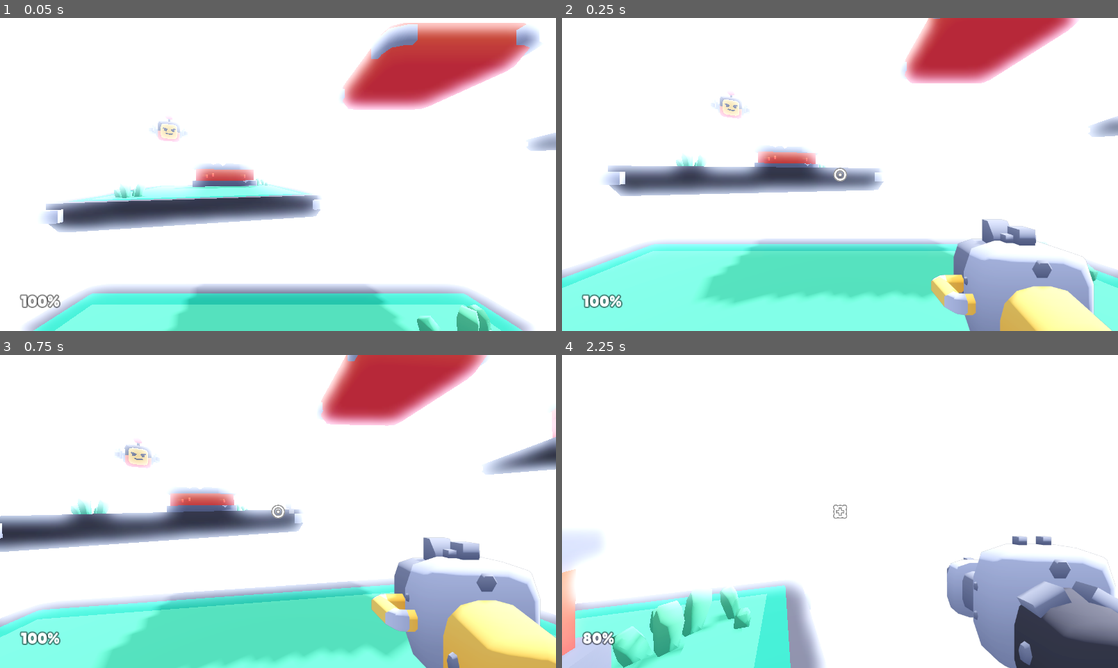
Above: before the commit, frames 1-4 (two rows, left to right).
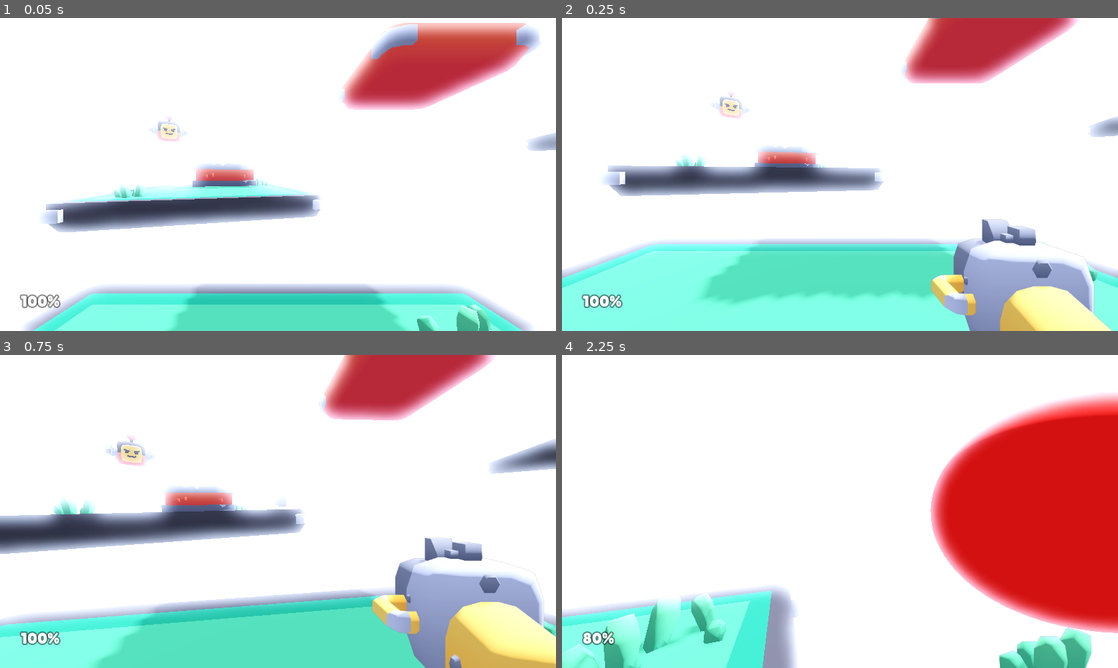
Above: after the commit, the same moments.

Repository: MarlonGamez/fps
Game: Godot game, scene res://scenes/main.tscn
The game is run twice, just before and just after one commit, with the same random seed, the same clock (stepped at 60 frames per second) and the same inputs.
Inputs (mouse positions are in pixels of both pictures, inside the frame that each line leads up to):
- Up to frame 1 (0.05 s): no input
- Up to frame 2 (0.25 s): no input
- Up to frame 3 (0.75 s): move the mouse to (305, 511) at 0.52 s; hold W (move_forward) from 0.53 s (still down); click (305, 511) at 0.6 s
- Up to frame 4 (2.25 s): keep holding W (move_forward); tap Space (jump) at 0.77, 1.52 s; move the mouse to (812, 511) at 1.27 s; tap E (weapon_toggle) at 1.35 s; move the mouse to (851, 505) at 2.02 s; click (851, 505) at 2.1 s

Frame 1 is identical in both runs. In frame 2, less than 0.1% of the frame differs, in the area x 48-52%, y 47-53%; in frame 3, 12%; in frame 4, 32%, in the area x 0-100%, y 12-100%.

Commit message:
add melee weapons

Diff:
--- /dev/null
+++ b/objects/hitbox.gd
@@ -0,0 +1,35 @@
+extends Area3D
+class_name Hitbox
+
+var time_spawned: float
+var lifetime: float
+var damage: float
+var spawner_group: String
+
+func _process(_delta):
+	var time_since_spawn: float = Time.get_unix_time_from_system() - time_spawned
+	if time_since_spawn > lifetime:
+		if not is_queued_for_deletion():
+			queue_free()
+
+func _on_body_entered(body: Node3D):
+	if body.is_in_group(spawner_group):
+		return
+
+	if body.has_method("damage"):
+		body.damage(damage)
+
+	print("Damage!")
+	# Creating an impact animation
+
+	var impact = preload("res://objects/impact.tscn")
+	var impact_instance = impact.instantiate()
+
+	impact_instance.play("shot")
+
+	get_tree().root.add_child(impact_instance)
+
+	impact_instance.position = global_position
+
+	if not is_queued_for_deletion():
+			queue_free()
--- /dev/null
+++ b/objects/hitbox.tscn
@@ -0,0 +1,22 @@
+[gd_scene load_steps=5 format=3 uid="uid://c4eo5ndan7rxj"]
+
+[ext_resource type="Script" path="res://objects/hitbox.gd" id="1_amrnr"]
+
+[sub_resource type="SphereShape3D" id="SphereShape3D_s7vf0"]
+
+[sub_resource type="SphereMesh" id="SphereMesh_r6x61"]
+
+[sub_resource type="StandardMaterial3D" id="StandardMaterial3D_68rqc"]
+albedo_color = Color(1, 0.12549, 0.109804, 1)
+
+[node name="hitbox" type="Area3D"]
+script = ExtResource("1_amrnr")
+
+[node name="CollisionShape3D" type="CollisionShape3D" parent="."]
+shape = SubResource("SphereShape3D_s7vf0")
+
+[node name="MeshInstance3D" type="MeshInstance3D" parent="."]
+mesh = SubResource("SphereMesh_r6x61")
+surface_material_override/0 = SubResource("StandardMaterial3D_68rqc")
+
+[connection signal="body_entered" from="." to="." method="_on_body_entered"]
--- a/objects/player.gd
+++ b/objects/player.gd
@@ -43,7 +43,7 @@
 @onready var muzzle = $Head/Camera/SubViewportContainer/SubViewport/CameraItem/Muzzle
 @onready var container = $Head/Camera/SubViewportContainer/SubViewport/CameraItem/Container
 @onready var sound_footsteps = $SoundFootsteps
-@onready var blaster_cooldown = $Cooldown
+@onready var weapon_cooldown = $Cooldown
 
 @export var crosshair:TextureRect
 
@@ -191,47 +191,7 @@
 func action_shoot():
 
 	if Input.is_action_pressed("shoot"):
-
-		if !blaster_cooldown.is_stopped(): return # Cooldown for shooting
-
-		Audio.play(weapon.sound_shoot)
-
-		container.position.z += 0.25 # Knockback of weapon visual
-		camera.rotation.x += 0.025 # Knockback of camera
-		movement_velocity += Vector3(0, 0, weapon.knockback) # Knockback
-
-		# Set muzzle flash position, play animation
-
-		muzzle.play("default")
-
-		muzzle.rotation_degrees.z = randf_range(-45, 45)
-		muzzle.scale = Vector3.ONE * randf_range(0.40, 0.75)
-		muzzle.position = container.position - weapon.muzzle_position
-
-		blaster_cooldown.start(weapon.cooldown)
-
-		# Shoot the weapon, amount based on shot count
-
-		for n in weapon.shot_count:
-
-			var offset_x = randf_range(-weapon.spread, weapon.spread)
-			var offset_y = randf_range(-weapon.spread, weapon.spread)
-			raycast.target_position.x = offset_x
-			raycast.target_position.y = offset_y
-
-			bullet_inst = bullet.instantiate()
-			bullet_inst.look_at_from_position(head.global_position, to_global(head.position + camera.transform.translated_local(raycast.target_position).origin))
-			bullet_inst.position = head.global_position
-			bullet_inst.time_spawned = Time.get_unix_time_from_system()
-			bullet_inst.lifetime = weapon.bullet_lifetime
-			bullet_inst.speed = weapon.bullet_speed
-			bullet_inst.grav = weapon.bullet_grav
-			bullet_inst.damage = weapon.damage
-			bullet_inst.spawner_group= "player"
-			get_parent().add_child(bullet_inst)
-
-			# Hitting an enemy
-
+		weapon.fire(self)
 
 
 # Toggle between available weapons (listed in 'weapons')
@@ -282,7 +242,7 @@
 
 	# Set weapon data
 
-	raycast.target_position = Vector3(0, 0, -1) * weapon.max_distance
+	# raycast.target_position = Vector3(0, 0, -1) * weapon.max_distance
 	crosshair.texture = weapon.crosshair
 
 func damage(amount):
--- a/objects/player.tscn
+++ b/objects/player.tscn
@@ -1,11 +1,10 @@
-[gd_scene load_steps=9 format=3 uid="uid://dl2ed4gkybggf"]
+[gd_scene load_steps=8 format=3 uid="uid://dl2ed4gkybggf"]
 
 [ext_resource type="Script" path="res://objects/player.gd" id="1_ffboj"]
-[ext_resource type="Resource" uid="uid://cu2gtxlcmbb34" path="res://weapons/blaster-repeater.tres" id="2_6epbw"]
 [ext_resource type="Texture2D" uid="uid://8ggihh27mlrr" path="res://sprites/blob_shadow.png" id="2_b0fo8"]
+[ext_resource type="Resource" uid="uid://ts7r7snyynjj" path="res://weapons/melee/sword.tres" id="3_3xbrw"]
 [ext_resource type="Resource" uid="uid://c56y8pqoyk15f" path="res://weapons/blaster.tres" id="3_kr4p8"]
 [ext_resource type="SpriteFrames" uid="uid://dbv3sy5qjatnl" path="res://sprites/burst_animation.tres" id="4_m6ukc"]
-[ext_resource type="Resource" uid="uid://dmmfjbxcncndv" path="res://weapons/bow.tres" id="4_mmqxp"]
 [ext_resource type="AudioStream" uid="uid://cydjn1ct3hps2" path="res://sounds/walking.ogg" id="5_ics1s"]
 
 [sub_resource type="CapsuleShape3D" id="CapsuleShape3D_gdq8c"]
@@ -15,7 +14,7 @@
 [node name="Player" type="CharacterBody3D" groups=["player"]]
 transform = Transform3D(1, 0, 0, 0, 1, 0, 0, 0, 1, 0, 0.5, 0)
 script = ExtResource("1_ffboj")
-weapons = Array[Resource("res://scripts/weapon.gd")]([ExtResource("3_kr4p8"), ExtResource("2_6epbw"), ExtResource("4_mmqxp")])
+weapons = Array[Resource("res://scripts/weapon.gd")]([ExtResource("3_kr4p8"), ExtResource("3_3xbrw")])
 
 [node name="Collider" type="CollisionShape3D" parent="."]
 transform = Transform3D(1, 0, 0, 0, 1, 0, 0, 0, 1, 0, 0.55, 0)
--- /dev/null
+++ b/scripts/melee_hitbox.gd
@@ -0,0 +1,6 @@
+extends Resource
+class_name MeleeHitbox
+
+@export_range(0.0, 20.0) var delay: float = 0.0
+@export_range(0.0, 20.0) var duration: float = 1.0
+@export var position: Vector3
--- a/scripts/weapon.gd
+++ b/scripts/weapon.gd
@@ -1,28 +1,8 @@
 extends Resource
 class_name Weapon
 
-@export_subgroup("Model")
-@export var model: PackedScene  # Model of the weapon
-@export var position: Vector3  # On-screen position
-@export var rotation: Vector3  # On-screen rotation
-@export var muzzle_position: Vector3  # On-screen position of muzzle flash
+func charge():
+    pass
 
-@export var bullet_model: PackedScene # Model of the bullet
-
-@export_subgroup("Properties")
-@export_range(0, 1) var cooldown: float = 0.1  # Firerate
-@export_range(1, 20) var max_distance: int = 10  # Fire distance
-@export_range(0, 100) var damage: float = 25  # Damage per hit
-@export_range(0, 5) var spread: float = 0  # Spread of each shot
-@export_range(1, 5) var shot_count: int = 1  # Amount of shots
-@export_range(0, 50) var knockback: int = 20  # Amount of knockback
-
-@export_range(1, 50) var bullet_speed: float = 1.0 # Speed of fired bullet
-@export_range(0, 50) var bullet_grav: float = 0.0 # Gravity of the fired bullet
-@export_range(0, 50) var bullet_lifetime: float = 1.0 # Lifetime of fired bullet
-
-@export_subgroup("Sounds")
-@export var sound_shoot: String  # Sound path
-
-@export_subgroup("Crosshair")
-@export var crosshair: Texture2D  # Image of crosshair on-screen
+func fire(_wielder):
+    pass
--- /dev/null
+++ b/scripts/weapon/melee_weapon.gd
@@ -0,0 +1,43 @@
+extends Weapon
+class_name MeleeWeapon
+
+@export_subgroup("Model")
+@export var model: PackedScene  # Model of the weapon
+@export var position: Vector3  # On-screen position
+@export var rotation: Vector3  # On-screen rotation
+
+@export_subgroup("Properties")
+@export_range(0, 1) var cooldown: float = 0.1  # Firerate
+@export_range(0, 100) var damage: float = 25  # Damage per hit
+@export_range(0, 50) var knockback: int = 20  # Amount of knockback
+@export var hitboxes: Array[MeleeHitbox]
+
+@export_range(1, 50) var bullet_speed: float = 1.0 # Speed of fired bullet
+@export_range(0, 50) var bullet_grav: float = 0.0 # Gravity of the fired bullet
+@export_range(0, 50) var bullet_lifetime: float = 1.0 # Lifetime of fired bullet
+
+@export_subgroup("Sounds")
+@export var sound_shoot: String  # Sound path
+
+@export_subgroup("Crosshair")
+@export var crosshair: Texture2D  # Image of crosshair on-screen
+
+var hitbox_res = load("res://objects/hitbox.tscn")
+var hitbox_inst
+
+func fire(wielder):
+	if !wielder.weapon_cooldown.is_stopped(): return
+
+	wielder.weapon_cooldown.start(cooldown)
+
+	for hb in hitboxes:
+		await wielder.get_tree().create_timer(hb.delay).timeout
+		hitbox_inst = hitbox_res.instantiate()
+		hitbox_inst.time_spawned = Time.get_unix_time_from_system()
+		hitbox_inst.lifetime = hb.duration
+		hitbox_inst.damage = damage
+		hitbox_inst.spawner_group = "player"
+		hitbox_inst.position = wielder.head.to_global(wielder.camera.transform.translated_local(hb.position).origin)
+
+		wielder.get_parent().add_child(hitbox_inst)
+		await wielder.get_tree().create_timer(hb.duration).timeout
--- /dev/null
+++ b/scripts/weapon/projectile_weapon.gd
@@ -0,0 +1,71 @@
+extends Weapon
+class_name ProjectileWeapon
+
+@export_subgroup("Model")
+@export var model: PackedScene  # Model of the weapon
+@export var position: Vector3  # On-screen position
+@export var rotation: Vector3  # On-screen rotation
+@export var muzzle_position: Vector3  # On-screen position of muzzle flash
+
+@export var bullet_model: PackedScene # Model of the bullet
+
+@export_subgroup("Properties")
+@export_range(0, 1) var cooldown: float = 0.1  # Firerate
+@export_range(1, 20) var max_distance: int = 10  # Fire distance
+@export_range(0, 100) var damage: float = 25  # Damage per hit
+@export_range(0, 5) var spread: float = 0  # Spread of each shot
+@export_range(1, 5) var shot_count: int = 1  # Amount of shots
+@export_range(0, 50) var knockback: int = 20  # Amount of knockback
+
+@export_range(1, 50) var bullet_speed: float = 1.0 # Speed of fired bullet
+@export_range(0, 50) var bullet_grav: float = 0.0 # Gravity of the fired bullet
+@export_range(0, 50) var bullet_lifetime: float = 1.0 # Lifetime of fired bullet
+
+@export_subgroup("Sounds")
+@export var sound_shoot: String  # Sound path
+
+@export_subgroup("Crosshair")
+@export var crosshair: Texture2D  # Image of crosshair on-screen
+
+var bullet = load("res://objects/bullet.tscn")
+var bullet_inst
+
+func fire(wielder):
+    if !wielder.weapon_cooldown.is_stopped(): return # Cooldown for shooting
+
+    Audio.play(sound_shoot)
+
+    wielder.container.position.z += 0.25 # Knockback of weapon visual
+    wielder.camera.rotation.x += 0.025 # Knockback of camera
+    wielder.movement_velocity += Vector3(0, 0, knockback) # Knockback
+
+    # Set muzzle flash position, play animation
+
+    wielder.muzzle.play("default")
+
+    wielder.muzzle.rotation_degrees.z = randf_range(-45, 45)
+    wielder.muzzle.scale = Vector3.ONE * randf_range(0.40, 0.75)
+    wielder.muzzle.position = wielder.container.position - muzzle_position
+
+    wielder.weapon_cooldown.start(cooldown)
+
+    # Shoot the weapon, amount based on shot count
+
+    for n in shot_count:
+
+        var offset_x = randf_range(-spread, spread)
+        var offset_y = randf_range(-spread, spread)
+        wielder.raycast.target_position = Vector3(0, 0, -1) * max_distance
+        wielder.raycast.target_position.x = offset_x
+        wielder.raycast.target_position.y = offset_y
+
+        bullet_inst = bullet.instantiate()
+        bullet_inst.look_at_from_position(wielder.head.global_position, wielder.to_global(wielder.head.position + wielder.camera.transform.translated_local(wielder.raycast.target_position).origin))
+        bullet_inst.position = wielder.head.global_position
+        bullet_inst.time_spawned = Time.get_unix_time_from_system()
+        bullet_inst.lifetime = bullet_lifetime
+        bullet_inst.speed = bullet_speed
+        bullet_inst.grav = bullet_grav
+        bullet_inst.damage = damage
+        bullet_inst.spawner_group= "player"
+        wielder.get_parent().add_child(bullet_inst)
--- a/weapons/blaster.tres
+++ b/weapons/blaster.tres
@@ -1,23 +1,21 @@
-[gd_resource type="Resource" script_class="Weapon" load_steps=4 format=3 uid="uid://c56y8pqoyk15f"]
+[gd_resource type="Resource" script_class="ProjectileWeapon" load_steps=3 format=3 uid="uid://c56y8pqoyk15f"]
 
-[ext_resource type="Texture2D" uid="uid://2jld33y6h5pq" path="res://sprites/crosshair.png" id="1_2onsr"]
 [ext_resource type="PackedScene" uid="uid://b2p7bbkuxf7m" path="res://models/blaster.glb" id="1_x0glg"]
-[ext_resource type="Script" path="res://scripts/weapon.gd" id="2_107w7"]
+[ext_resource type="Script" path="res://scripts/weapon/projectile_weapon.gd" id="2_liwil"]
 
 [resource]
-script = ExtResource("2_107w7")
+script = ExtResource("2_liwil")
 model = ExtResource("1_x0glg")
 position = Vector3(0, 0, 0)
 rotation = Vector3(0, 180, 0)
 muzzle_position = Vector3(0.1, -0.4, 1.5)
 cooldown = 0.75
 max_distance = 10
-damage = 15.0
-spread = 1.0
+damage = 13.0
+spread = 0.5
 shot_count = 5
-knockback = 40
-bullet_speed = 20.233
+knockback = 20
+bullet_speed = 15.0
 bullet_grav = 0.0
-bullet_lifetime = 1.0
-sound_shoot = "sounds/blaster.ogg"
-crosshair = ExtResource("1_2onsr")
+bullet_lifetime = 2.0
+sound_shoot = ""
--- /dev/null
+++ b/weapons/melee/sword.tres
@@ -0,0 +1,49 @@
+[gd_resource type="Resource" script_class="MeleeWeapon" load_steps=9 format=3 uid="uid://ts7r7snyynjj"]
+
+[ext_resource type="Script" path="res://scripts/weapon/melee_weapon.gd" id="1_jrlc2"]
+[ext_resource type="Script" path="res://scripts/melee_hitbox.gd" id="1_n2mdk"]
+[ext_resource type="PackedScene" uid="uid://beaer7x07yif6" path="res://models/grass.glb" id="2_f3vyp"]
+
+[sub_resource type="Resource" id="Resource_ukkqc"]
+script = ExtResource("1_n2mdk")
+delay = 0.0
+duration = 0.08
+position = Vector3(1.4, 0, -0.9)
+
+[sub_resource type="Resource" id="Resource_buy77"]
+script = ExtResource("1_n2mdk")
+delay = 0.0
+duration = 0.08
+position = Vector3(1, 0, -1)
+
+[sub_resource type="Resource" id="Resource_78ww7"]
+script = ExtResource("1_n2mdk")
+delay = 0.0
+duration = 0.08
+position = Vector3(0, 0, -1.4)
+
+[sub_resource type="Resource" id="Resource_mldas"]
+script = ExtResource("1_n2mdk")
+delay = 0.0
+duration = 0.08
+position = Vector3(-1, 0, -1)
+
+[sub_resource type="Resource" id="Resource_3o8r8"]
+script = ExtResource("1_n2mdk")
+delay = 0.0
+duration = 0.08
+position = Vector3(-1.4, 0, -0.9)
+
+[resource]
+script = ExtResource("1_jrlc2")
+model = ExtResource("2_f3vyp")
+position = Vector3(0, 0, 0)
+rotation = Vector3(0, 0, 0)
+cooldown = 1.0
+damage = 25.0
+knockback = 40
+hitboxes = Array[ExtResource("1_n2mdk")]([SubResource("Resource_ukkqc"), SubResource("Resource_buy77"), SubResource("Resource_78ww7"), SubResource("Resource_mldas"), SubResource("Resource_3o8r8")])
+bullet_speed = 1.0
+bullet_grav = 0.0
+bullet_lifetime = 1.0
+sound_shoot = ""
--- a/weapons/smg.tres
+++ b/weapons/smg.tres
@@ -1,20 +1,6 @@
-[gd_resource type="Resource" script_class="Weapon" load_steps=3 format=3 uid="uid://uhve3madfm8n"]
+[gd_resource type="Resource" script_class="Weapon" load_steps=2 format=3 uid="uid://uhve3madfm8n"]
 
-[ext_resource type="PackedScene" uid="uid://dd3oln1ucgqpd" path="res://models/blaster-repeater.glb" id="1_lr2bq"]
 [ext_resource type="Script" path="res://scripts/weapon.gd" id="2_ukn8t"]
 
 [resource]
 script = ExtResource("2_ukn8t")
-model = ExtResource("1_lr2bq")
-position = Vector3(0, 0, 0)
-rotation = Vector3(0, 0, 0)
-muzzle_position = Vector3(0.1, -0.4, 1.5)
-cooldown = 0.06
-max_distance = 10
-damage = 9.0
-spread = 1.112
-shot_count = 1
-knockback = 5
-bullet_speed = 30.0
-bullet_lifetime = 1.0
-sound_shoot = "sounds/blaster_repeater.ogg"
